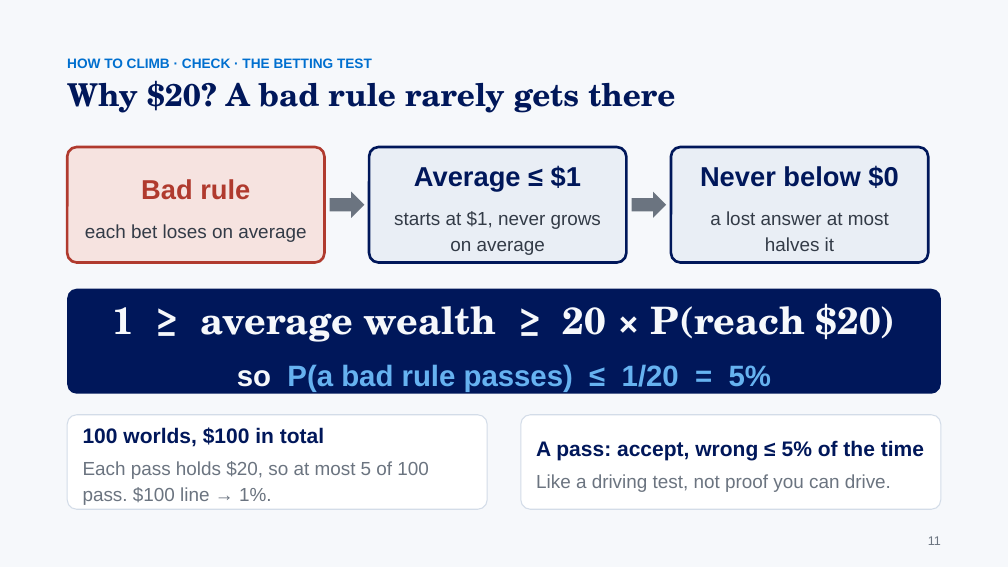
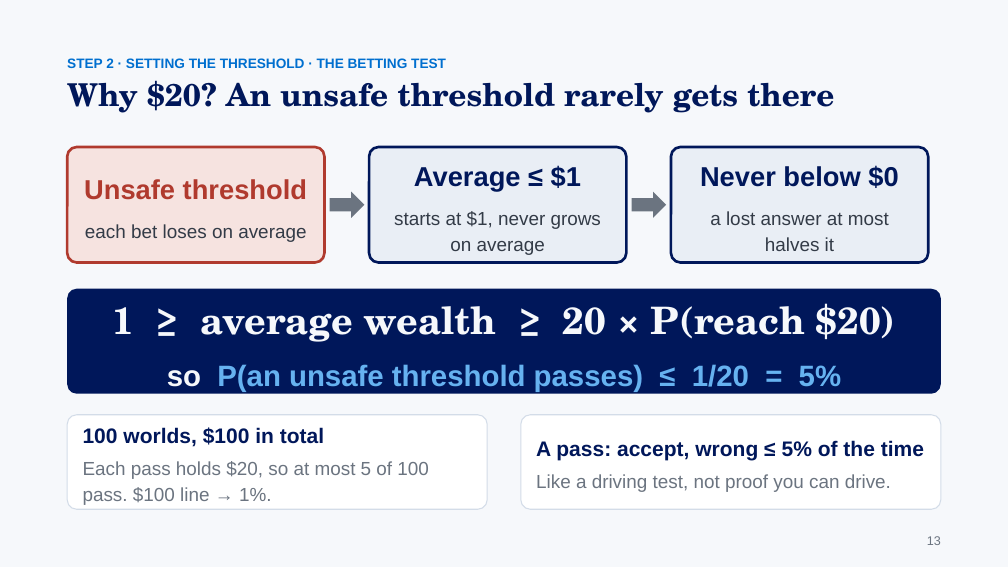
Before and after one commit to gaoj21/tokenbank, a slide deck: slide 13 of slides/CLIMB_talk.pptx (slide 11 before the commit). Drawn at 1008x567 pixels with LibreOffice and Linux fonts; fonts in the diff are those of the drawing. Boxes give left, top, right and bottom in pixels: in the first picture for what was removed or moved away, otherwise in the second. Text is boxed around its words. In the diff, an @@ line names an element or a change of style, - is before the commit and + after.

```diff
--- a/slides/CLIMB_talk.pptx
+++ b/slides/CLIMB_talk.pptx
@@ text at (x1=67, y1=58, x2=446, y2=68): text changed @@
-HOW TO CLIMB · CHECK · THE BETTING TEST
+STEP 2 · SETTING THE THRESHOLD · THE BETTING TEST
@@ text at (x1=67, y1=80, x2=834, y2=113): text changed @@
-Why $20? A bad rule rarely gets there
+Why $20? An unsafe threshold rarely gets there
@@ text in rounded rectangle at (x1=84, y1=179, x2=307, y2=200): text changed @@
-Bad rule
+Unsafe threshold
@@ text in rounded rectangle at (x1=167, y1=364, x2=841, y2=392): text changed @@
-so P(a bad rule passes) ≤ 1/20 = 5%
+so P(an unsafe threshold passes) ≤ 1/20 = 5%
@@ text at (x1=927, y1=536, x2=941, y2=545): text changed @@
-11
+13
```
Also in this commit, not shown: 22 other slides changed, 4 slides added, 1 slide removed, 7 other files.
